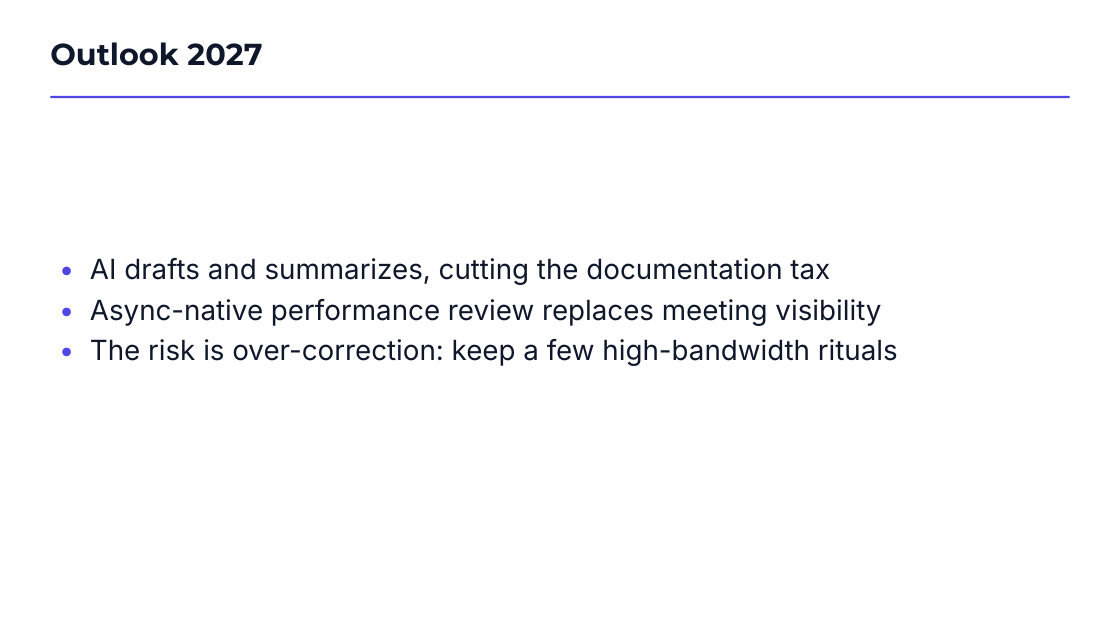
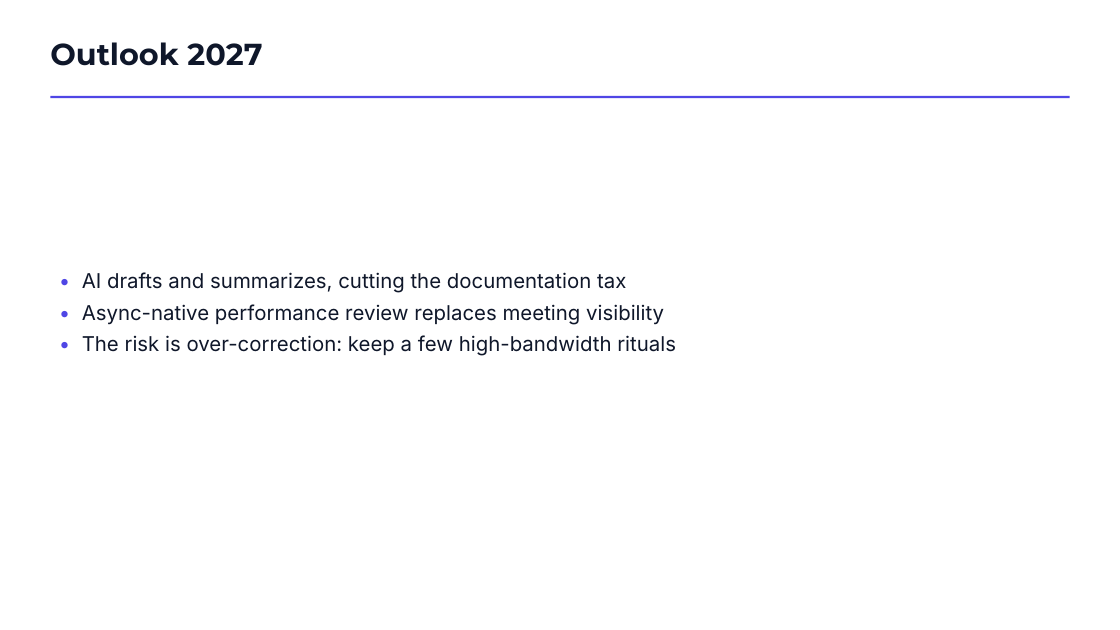
Before and after one commit to kirti34n/docloom, a slide deck: slide 13 of examples/output/showcase.pptx. Drawn at 1120x630 pixels with LibreOffice and Linux fonts; fonts in the diff are those of the drawing. Boxes give left, top, right and bottom in pixels: in the first picture for what was removed or moved away, otherwise in the second. Text is boxed around its words. In the diff, an @@ line names an element or a change of style, - is before the commit and + after.

```diff
--- a/examples/output/showcase.pptx
+++ b/examples/output/showcase.pptx
@@ text "• AI drafts and summarizes, ...": place and size @@
-text "• AI drafts and summarizes, ..." at [90,258,898,366]
+text "• AI drafts and summarizes, ..." at [82,272,676,356]
@@ text "• AI drafts and summarizes, ..." at [82,272,676,356]: size 23.8 to 17.5 pt @@
```
Also in this commit, not shown: 8 other slides changed, 39 other files.
